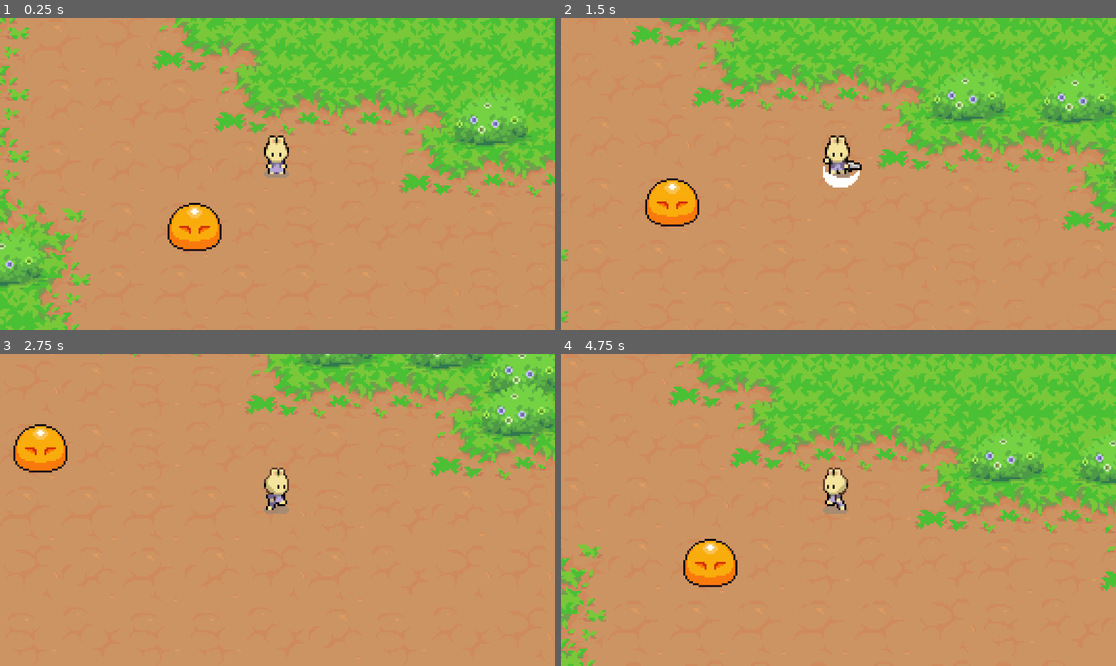
Above: before the commit, frames 1-4 (two rows, left to right).
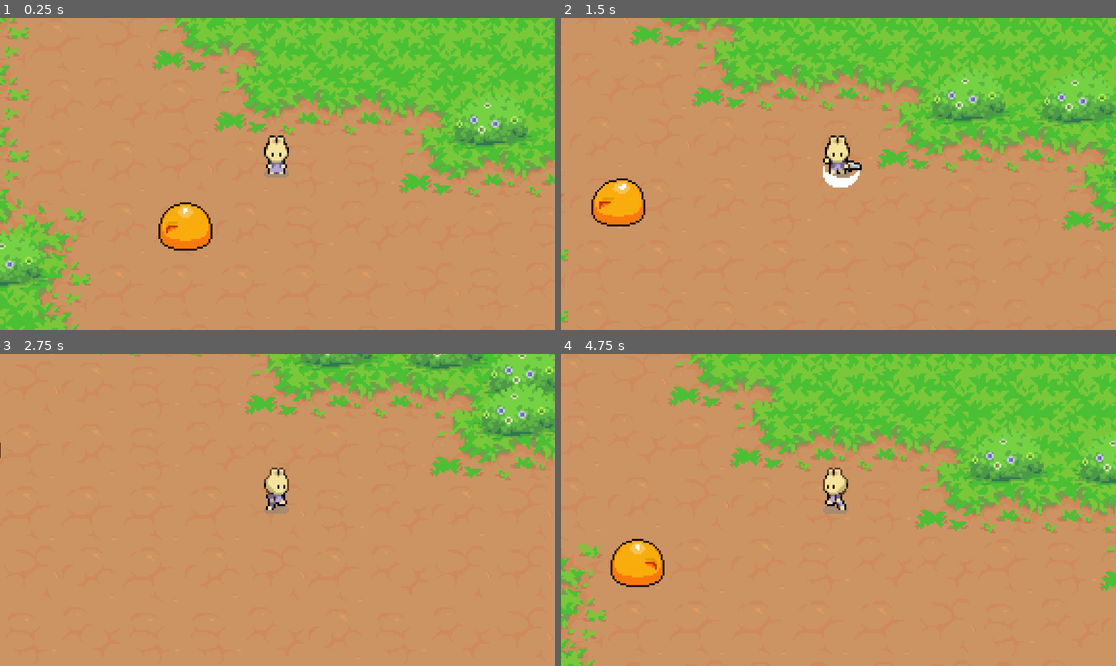
Above: after the commit, the same moments.

Repository: kakkapaska123/LCNC-UUS-PELI
Game: Godot game, scene res://playground.tscn
Two runs of this game, one before a commit and one after it. Both use one fixed random seed, a clock stepped at 60 frames per second and the inputs below. This scene is started directly instead of the project's main scene.
Inputs (mouse positions are in pixels of both pictures, inside the frame that each line leads up to):
- Up to frame 1 (0.25 s): no input
- Up to frame 2 (1.5 s): move the mouse to (960, 158) at 0.52 s; press the mouse at (960, 158) at 0.53 s; hold D (right) 0.53-1.28 s; move the mouse to (727, 189) at 1.27 s; release the mouse at (727, 189) at 1.28 s; hold S (down) from 1.28 s (still down); click (727, 189) at 1.35 s
- Up to frame 3 (2.75 s): move the mouse to (333, 441) at 2.02 s; release S (down) at 2.03 s; press the mouse at (333, 441) at 2.03 s; hold D (right) from 2.03 s (still down)
- Up to frame 4 (4.75 s): move the mouse to (810, 572) at 2.77 s; release D (right) at 2.78 s; release the mouse at (810, 572) at 2.78 s; hold W (up) 2.78-3.53 s; click (810, 572) at 2.85 s; move the mouse to (1005, 556) at 3.52 s; press the mouse at (1005, 556) at 3.53 s; hold A (left) from 3.53 s (still down); move the mouse to (672, 463) at 4.27 s; release the mouse at (672, 463) at 4.28 s; click (672, 463) at 4.35 s

The runs differ from the first frame. In frame 1, 1.0% of the frame differs, in the area x 28-40%, y 59-75%; in frame 2, 2.5%; in frame 3, 1.3%; in frame 4, 2.5%, in the area x 8-32%, y 59-75%.

Commit message:
vihu kuolee ja animoitu jeejee
vihu kuolee ja animaatiot mintis

Diff:
--- a/Enemies/Scripts/enemy.gd
+++ b/Enemies/Scripts/enemy.gd
@@ -1,12 +1,12 @@
 class_name Enemy extends CharacterBody2D
 
-signal direction_change( new_direction : Vector2)
+signal direction_changed( new_direction : Vector2)
 signal enemy_damaged()
+signal enemy_destroyed()
 
 const DIR_4 = [ Vector2.RIGHT, Vector2.DOWN, Vector2.LEFT, Vector2.UP ]
 
 @export var hp : int = 3
-@export var speed: float = 100.0  # Add this to define the enemy's speed
 
 var cardinal_direction : Vector2 = Vector2.DOWN
 var direction : Vector2 = Vector2.ZERO
@@ -14,20 +14,16 @@
 var invulnerable : bool = false
 
 
-signal DirectionChanged( new_direction: Vector2 ) #lisättiin tää kaverin kans
-
 @onready var animation_player : AnimationPlayer = $AnimationPlayer
 @onready var sprite : Sprite2D = $Sprite2D
-#@onready var hit_box : HitBox = $HitBox
+@onready var hit_box : HitBox = $HitBox
 @onready var state_machine : EnemyStateMachine = $EnemyStateMachine
 # Called when the node enters the scene tree for the first time.
-
-
-
 
 func _ready() -> void:
 	state_machine.initialize( self )
 	player = PlayerManager.player
+	hit_box.Damaged.connect( _take_damage )
 	pass # Replace with function body.
 
 
@@ -45,17 +41,15 @@
 	if direction == Vector2.ZERO:
 		return false
 
-	var direction_id : int = int( round(
-			( direction + cardinal_direction * 0.1 ).angle()
-			/ TAU * DIR_4.size()
-	))
+	var direction_id : int = int( round( ( direction + cardinal_direction * 0.1 ).angle() / TAU * DIR_4.size() ) )
 	var new_dir = DIR_4[ direction_id ]
+
 
 	if new_dir == cardinal_direction:
 		return false
 
 	cardinal_direction = new_dir
-	DirectionChanged.emit ( new_dir ) #täs joku ongelma?? playeri koodis tää sama kohta o eri tavala mut ei tää ees löydä semmost
+	direction_changed.emit( new_dir )
 	sprite.scale.x = -1 if cardinal_direction == Vector2.LEFT else 1
 	return true
 
@@ -72,3 +66,13 @@
 		return "up"
 	else:
 		return "side"
+
+
+func _take_damage( damage : int ) -> void:
+	if invulnerable == true:
+		return
+	hp -= damage
+	if hp > 0:
+		enemy_damaged.emit()
+	else:
+		enemy_destroyed.emit()
--- a/Enemies/Scripts/enemy_state_machine.gd
+++ b/Enemies/Scripts/enemy_state_machine.gd
@@ -23,7 +23,6 @@
 
 
 
-
 func initialize( _enemy : Enemy ) -> void:
 	states = []
 
@@ -37,9 +36,9 @@
 		s.init()
 
 	if states.size() > 0:
-		change_state( states[0])
+		change_state( states[0] )
 		process_mode = Node.PROCESS_MODE_INHERIT
-
+	pass
 
 
 
--- /dev/null
+++ b/Enemies/Scripts/states/enemy_state_destroy.gd
@@ -0,0 +1,47 @@
+class_name EnemyStateDestroy extends EnemyState
+
+
+@export var anim_name : String = "destroy"
+@export var knockback_speed : float = 200.0
+@export var decelerate_speed : float = 10.0
+
+@export_category("AI")
+
+var _direction : Vector2
+
+
+func init() -> void:
+	enemy.enemy_destroyed.connect( _on_enemy_destroyed )
+	pass
+
+
+	## Whate happens when the enemy enters this State?
+func enter() -> void:
+	enemy.invulnerable = true
+	_direction = enemy.global_position.direction_to( enemy.player.global_position )
+	enemy.set_direction( _direction)
+	enemy.velocity = _direction * -knockback_speed
+	enemy.update_animation( anim_name )
+	enemy.animation_player.animation_finished.connect( _on_animation_finished )
+	pass
+
+## What happens when the enemy exits this State?
+func exit() -> void:
+	pass
+
+
+## What happens during the _process update in this State?
+func process( _delta : float ) -> EnemyState:
+	enemy.velocity -= enemy.velocity * decelerate_speed * _delta
+	return null
+
+
+## What happens during the _physics_process update in this State?
+func physics( _delta : float ) -> EnemyState:
+	return null
+
+func _on_enemy_destroyed() -> void:
+	state_machine.change_state( self )
+
+func _on_animation_finished( _a : String ) -> void:
+	enemy.queue_free()
--- /dev/null
+++ b/Enemies/Scripts/states/enemy_state_stun.gd
@@ -0,0 +1,58 @@
+class_name EnemyStateStun extends EnemyState
+
+
+@export var anim_name : String = "stun"
+@export var knockback_speed : float = 200.0
+@export var decelerate_speed : float = 10.0
+
+@export_category("AI")
+@export var next_state : EnemyState
+
+var _direction : Vector2
+var _animation_finished : bool = false
+
+
+
+func init() -> void:
+	enemy.enemy_damaged.connect( _on_enemy_damaged )
+	pass
+
+
+	## Whate happens when the enemy enters this State?
+func enter() -> void:
+	enemy.invulnerable = true
+	_animation_finished = false
+
+	_direction = enemy.global_position.direction_to( enemy.player.global_position )
+
+	enemy.set_direction( _direction)
+	enemy.velocity = _direction * -knockback_speed
+
+	enemy.update_animation( anim_name )
+	enemy.animation_player.animation_finished.connect( _on_animation_finished )
+	pass
+
+## What happens when the enemy exits this State?
+func exit() -> void:
+	enemy.invulnerable = false
+	enemy.animation_player.animation_finished.disconnect( _on_animation_finished )
+	pass
+
+
+## What happens during the _process update in this State?
+func process( _delta : float ) -> EnemyState:
+	if _animation_finished == true:
+		return next_state
+	enemy.velocity -= enemy.velocity * decelerate_speed * _delta
+	return null
+
+
+## What happens during the _physics_process update in this State?
+func physics( _delta : float ) -> EnemyState:
+	return null
+
+func _on_enemy_damaged() -> void:
+	state_machine.change_state( self )
+
+func _on_animation_finished( _a : String ) -> void:
+	_animation_finished = true
--- a/Enemies/Slime/slime.tscn
+++ b/Enemies/Slime/slime.tscn
@@ -1,10 +1,20 @@
-[gd_scene load_steps=15 format=3 uid="uid://rff0qf4opy4q"]
+[gd_scene load_steps=32 format=3 uid="uid://rff0qf4opy4q"]
 
 [ext_resource type="Script" path="res://Enemies/Scripts/enemy.gd" id="1_cbvei"]
 [ext_resource type="Texture2D" uid="uid://cjskyygcpc0ke" path="res://Enemies/Slime/Slime.png" id="1_ykn26"]
+[ext_resource type="PackedScene" uid="uid://rp8mun4sqjmt" path="res://general/hurtbox/hurt_box.tscn" id="2_jrkja"]
+[ext_resource type="PackedScene" uid="uid://nhbucydm3qi4" path="res://general/hitbox/hitbox.tscn" id="3_4p8xn"]
 [ext_resource type="Script" path="res://Enemies/Scripts/enemy_state_machine.gd" id="3_xlfqj"]
 [ext_resource type="Script" path="res://Enemies/Scripts/states/enemy_state_idle.gd" id="4_yxevy"]
+[ext_resource type="AudioStream" uid="uid://ceegygd5b4t1t" path="res://Enemies/Slime/hit_01.wav" id="5_2pe5w"]
 [ext_resource type="Script" path="res://Enemies/Scripts/states/enemy_state_wander.gd" id="5_i6rcl"]
+[ext_resource type="AudioStream" uid="uid://d3g3434i73yha" path="res://Enemies/Slime/hit_00.wav" id="6_nu4ad"]
+[ext_resource type="Script" path="res://Enemies/Scripts/states/enemy_state_stun.gd" id="10_kdywg"]
+[ext_resource type="Texture2D" uid="uid://bqfxv2epyq2j7" path="res://Enemies/Slime/DestroySmoke.png" id="11_u6si2"]
+[ext_resource type="Script" path="res://Enemies/Scripts/states/enemy_state_destroy.gd" id="11_vk2xn"]
+
+[sub_resource type="CircleShape2D" id="CircleShape2D_roftk"]
+radius = 13.0384
 
 [sub_resource type="CapsuleShape2D" id="CapsuleShape2D_h2mhe"]
 radius = 4.0
@@ -35,6 +45,18 @@
 "transitions": PackedFloat32Array(1),
 "update": 0,
 "values": [Vector2(0, 0)]
+}
+tracks/2/type = "value"
+tracks/2/imported = false
+tracks/2/enabled = true
+tracks/2/path = NodePath("Sprite2D:modulate")
+tracks/2/interp = 1
+tracks/2/loop_wrap = true
+tracks/2/keys = {
+"times": PackedFloat32Array(0),
+"transitions": PackedFloat32Array(1),
+"update": 0,
+"values": [Color(1, 1, 1, 1)]
 }
 
 [sub_resource type="Animation" id="Animation_d1ykl"]
@@ -211,15 +233,490 @@
 "values": [Vector2(0, 0), Vector2(0, 0), Vector2(0, -4), Vector2(0, 0)]
 }
 
+[sub_resource type="Animation" id="Animation_sxcon"]
+resource_name = "stun_down"
+length = 0.3
+step = 0.05
+tracks/0/type = "value"
+tracks/0/imported = false
+tracks/0/enabled = true
+tracks/0/path = NodePath("Sprite2D:frame")
+tracks/0/interp = 1
+tracks/0/loop_wrap = true
+tracks/0/keys = {
+"times": PackedFloat32Array(0, 0.05, 0.1, 0.15, 0.2, 0.25),
+"transitions": PackedFloat32Array(1, 1, 1, 1, 1, 1),
+"update": 1,
+"values": [18, 19, 20, 11, 9, 18]
+}
+tracks/1/type = "value"
+tracks/1/imported = false
+tracks/1/enabled = true
+tracks/1/path = NodePath("Sprite2D:position")
+tracks/1/interp = 1
+tracks/1/loop_wrap = true
+tracks/1/keys = {
+"times": PackedFloat32Array(0, 0.1, 0.25, 0.3),
+"transitions": PackedFloat32Array(1, 1, 1, 1),
+"update": 0,
+"values": [Vector2(0, 0), Vector2(0, -3), Vector2(0, 0), Vector2(0, 0)]
+}
+tracks/2/type = "value"
+tracks/2/imported = false
+tracks/2/enabled = true
+tracks/2/path = NodePath("Sprite2D:modulate")
+tracks/2/interp = 1
+tracks/2/loop_wrap = true
+tracks/2/keys = {
+"times": PackedFloat32Array(0, 0.2, 0.3),
+"transitions": PackedFloat32Array(1, 1, 1),
+"update": 0,
+"values": [Color(0.965663, 0.121209, 0.00959804, 1), Color(1, 1, 1, 1), Color(1, 1, 1, 1)]
+}
+tracks/3/type = "audio"
+tracks/3/imported = false
+tracks/3/enabled = true
+tracks/3/path = NodePath("AudioStreamPlayer2D")
+tracks/3/interp = 1
+tracks/3/loop_wrap = true
+tracks/3/keys = {
+"clips": [{
+"end_offset": 0.0,
+"start_offset": 0.0,
+"stream": ExtResource("5_2pe5w")
+}],
+"times": PackedFloat32Array(0)
+}
+tracks/3/use_blend = true
+
+[sub_resource type="Animation" id="Animation_10vu8"]
+resource_name = "stun_up"
+length = 0.3
+step = 0.05
+tracks/0/type = "value"
+tracks/0/imported = false
+tracks/0/enabled = true
+tracks/0/path = NodePath("Sprite2D:frame")
+tracks/0/interp = 1
+tracks/0/loop_wrap = true
+tracks/0/keys = {
+"times": PackedFloat32Array(0, 0.05, 0.1, 0.15, 0.2, 0.25),
+"transitions": PackedFloat32Array(1, 1, 1, 1, 1, 1),
+"update": 1,
+"values": [21, 22, 23, 14, 12, 21]
+}
+tracks/1/type = "value"
+tracks/1/imported = false
+tracks/1/enabled = true
+tracks/1/path = NodePath("Sprite2D:position")
+tracks/1/interp = 1
+tracks/1/loop_wrap = true
+tracks/1/keys = {
+"times": PackedFloat32Array(0, 0.1, 0.25, 0.3),
+"transitions": PackedFloat32Array(1, 1, 1, 1),
+"update": 0,
+"values": [Vector2(0, 0), Vector2(0, -3), Vector2(0, 0), Vector2(0, 0)]
+}
+tracks/2/type = "value"
+tracks/2/imported = false
+tracks/2/enabled = true
+tracks/2/path = NodePath("Sprite2D:modulate")
+tracks/2/interp = 1
+tracks/2/loop_wrap = true
+tracks/2/keys = {
+"times": PackedFloat32Array(0, 0.2, 0.3),
+"transitions": PackedFloat32Array(1, 1, 1),
+"update": 0,
+"values": [Color(0.965663, 0.121209, 0.00959804, 1), Color(1, 1, 1, 1), Color(1, 1, 1, 1)]
+}
+tracks/3/type = "audio"
+tracks/3/imported = false
+tracks/3/enabled = true
+tracks/3/path = NodePath("AudioStreamPlayer2D")
+tracks/3/interp = 1
+tracks/3/loop_wrap = true
+tracks/3/keys = {
+"clips": [{
+"end_offset": 0.0,
+"start_offset": 0.0,
+"stream": ExtResource("5_2pe5w")
+}],
+"times": PackedFloat32Array(0)
+}
+tracks/3/use_blend = true
+
+[sub_resource type="Animation" id="Animation_kffd6"]
+resource_name = "stun_side"
+length = 0.3
+step = 0.05
+tracks/0/type = "value"
+tracks/0/imported = false
+tracks/0/enabled = true
+tracks/0/path = NodePath("Sprite2D:frame")
+tracks/0/interp = 1
+tracks/0/loop_wrap = true
+tracks/0/keys = {
+"times": PackedFloat32Array(0, 0.05, 0.1, 0.15, 0.2, 0.25),
+"transitions": PackedFloat32Array(1, 1, 1, 1, 1, 1),
+"update": 1,
+"values": [24, 25, 26, 17, 15, 24]
+}
+tracks/1/type = "value"
+tracks/1/imported = false
+tracks/1/enabled = true
+tracks/1/path = NodePath("Sprite2D:position")
+tracks/1/interp = 1
+tracks/1/loop_wrap = true
+tracks/1/keys = {
+"times": PackedFloat32Array(0, 0.1, 0.25, 0.3),
+"transitions": PackedFloat32Array(1, 1, 1, 1),
+"update": 0,
+"values": [Vector2(0, 0), Vector2(0, -3), Vector2(0, 0), Vector2(0, 0)]
+}
+tracks/2/type = "value"
+tracks/2/imported = false
+tracks/2/enabled = true
+tracks/2/path = NodePath("Sprite2D:modulate")
+tracks/2/interp = 1
+tracks/2/loop_wrap = true
+tracks/2/keys = {
+"times": PackedFloat32Array(0, 0.2, 0.3),
+"transitions": PackedFloat32Array(1, 1, 1),
+"update": 0,
+"values": [Color(0.965663, 0.121209, 0.00959804, 1), Color(1, 1, 1, 1), Color(1, 1, 1, 1)]
+}
+tracks/3/type = "audio"
+tracks/3/imported = false
+tracks/3/enabled = true
+tracks/3/path = NodePath("AudioStreamPlayer2D")
+tracks/3/interp = 1
+tracks/3/loop_wrap = true
+tracks/3/keys = {
+"clips": [{
+"end_offset": 0.0,
+"start_offset": 0.0,
+"stream": ExtResource("5_2pe5w")
+}],
+"times": PackedFloat32Array(0)
+}
+tracks/3/use_blend = true
+
+[sub_resource type="Animation" id="Animation_iqnji"]
+resource_name = "destroy_down"
+step = 0.05
+tracks/0/type = "value"
+tracks/0/imported = false
+tracks/0/enabled = true
+tracks/0/path = NodePath("Sprite2D:frame")
+tracks/0/interp = 1
+tracks/0/loop_wrap = true
+tracks/0/keys = {
+"times": PackedFloat32Array(0, 0.05, 0.1, 0.15, 0.2, 0.25),
+"transitions": PackedFloat32Array(1, 1, 1, 1, 1, 1),
+"update": 1,
+"values": [18, 19, 20, 11, 9, 18]
+}
+tracks/1/type = "value"
+tracks/1/imported = false
+tracks/1/enabled = true
+tracks/1/path = NodePath("Sprite2D:position")
+tracks/1/interp = 1
+tracks/1/loop_wrap = true
+tracks/1/keys = {
+"times": PackedFloat32Array(0, 0.1, 0.25, 0.3),
+"transitions": PackedFloat32Array(1, 1, 1, 1),
+"update": 0,
+"values": [Vector2(0, 0), Vector2(0, -3), Vector2(0, 0), Vector2(0, 0)]
+}
+tracks/2/type = "value"
+tracks/2/imported = false
+tracks/2/enabled = true
+tracks/2/path = NodePath("Sprite2D:modulate")
+tracks/2/interp = 1
+tracks/2/loop_wrap = true
+tracks/2/keys = {
+"times": PackedFloat32Array(0, 0.2, 0.25, 0.35),
+"transitions": PackedFloat32Array(1, 1, 1, 1),
+"update": 0,
+"values": [Color(0.965663, 0.121209, 0.00959804, 1), Color(1, 1, 1, 1), Color(1, 1, 1, 1), Color(1, 1, 1, 0)]
+}
+tracks/3/type = "audio"
+tracks/3/imported = false
+tracks/3/enabled = true
+tracks/3/path = NodePath("AudioStreamPlayer2D")
+tracks/3/interp = 1
+tracks/3/loop_wrap = true
+tracks/3/keys = {
+"clips": [{
+"end_offset": 0.0,
+"start_offset": 0.0,
+"stream": ExtResource("5_2pe5w")
+}],
+"times": PackedFloat32Array(0)
+}
+tracks/3/use_blend = true
+tracks/4/type = "audio"
+tracks/4/imported = false
+tracks/4/enabled = true
+tracks/4/path = NodePath("AudioStreamPlayer2D")
+tracks/4/interp = 1
+tracks/4/loop_wrap = true
+tracks/4/keys = {
+"clips": [{
+"end_offset": 0.0,
+"start_offset": 0.0,
+"stream": ExtResource("6_nu4ad")
+}],
+"times": PackedFloat32Array(0.05)
+}
+tracks/4/use_blend = true
+tracks/5/type = "animation"
+tracks/5/imported = false
+tracks/5/enabled = true
+tracks/5/path = NodePath("DestroyEffectSprite/AnimationPlayer")
+tracks/5/interp = 1
+tracks/5/loop_wrap = true
+tracks/5/keys = {
+"clips": PackedStringArray("destroy"),
+"times": PackedFloat32Array(0)
+}
+
+[sub_resource type="Animation" id="Animation_1ubja"]
+resource_name = "destroy_up"
+step = 0.05
+tracks/0/type = "value"
+tracks/0/imported = false
+tracks/0/enabled = true
+tracks/0/path = NodePath("Sprite2D:frame")
+tracks/0/interp = 1
+tracks/0/loop_wrap = true
+tracks/0/keys = {
+"times": PackedFloat32Array(0, 0.05, 0.1, 0.15, 0.2, 0.25),
+"transitions": PackedFloat32Array(1, 1, 1, 1, 1, 1),
+"update": 1,
+"values": [21, 22, 23, 14, 12, 21]
+}
+tracks/1/type = "value"
+tracks/1/imported = false
+tracks/1/enabled = true
+tracks/1/path = NodePath("Sprite2D:position")
+tracks/1/interp = 1
+tracks/1/loop_wrap = true
+tracks/1/keys = {
+"times": PackedFloat32Array(0, 0.1, 0.25, 0.3),
+"transitions": PackedFloat32Array(1, 1, 1, 1),
+"update": 0,
+"values": [Vector2(0, 0), Vector2(0, -3), Vector2(0, 0), Vector2(0, 0)]
+}
+tracks/2/type = "value"
+tracks/2/imported = false
+tracks/2/enabled = true
+tracks/2/path = NodePath("Sprite2D:modulate")
+tracks/2/interp = 1
+tracks/2/loop_wrap = true
+tracks/2/keys = {
+"times": PackedFloat32Array(0, 0.2, 0.25, 0.35),
+"transitions": PackedFloat32Array(1, 1, 1, 1),
+"update": 0,
+"values": [Color(0.965663, 0.121209, 0.00959804, 1), Color(1, 1, 1, 1), Color(1, 1, 1, 1), Color(1, 1, 1, 0)]
+}
+tracks/3/type = "audio"
+tracks/3/imported = false
+tracks/3/enabled = true
+tracks/3/path = NodePath("AudioStreamPlayer2D")
+tracks/3/interp = 1
+tracks/3/loop_wrap = true
+tracks/3/keys = {
+"clips": [{
+"end_offset": 0.0,
+"start_offset": 0.0,
+"stream": ExtResource("5_2pe5w")
+}],
+"times": PackedFloat32Array(0)
+}
+tracks/3/use_blend = true
+tracks/4/type = "audio"
+tracks/4/imported = false
+tracks/4/enabled = true
+tracks/4/path = NodePath("AudioStreamPlayer2D")
+tracks/4/interp = 1
+tracks/4/loop_wrap = true
+tracks/4/keys = {
+"clips": [{
+"end_offset": 0.0,
+"start_offset": 0.0,
+"stream": ExtResource("6_nu4ad")
+}],
+"times": PackedFloat32Array(0.05)
+}
+tracks/4/use_blend = true
+tracks/5/type = "animation"
+tracks/5/imported = false
+tracks/5/enabled = true
+tracks/5/path = NodePath("DestroyEffectSprite/AnimationPlayer")
+tracks/5/interp = 1
+tracks/5/loop_wrap = true
+tracks/5/keys = {
+"clips": PackedStringArray("destroy"),
+"times": PackedFloat32Array(0)
+}
+
+[sub_resource type="Animation" id="Animation_5pho2"]
+resource_name = "destroy_side"
+step = 0.05
+tracks/0/type = "value"
+tracks/0/imported = false
+tracks/0/enabled = true
+tracks/0/path = NodePath("Sprite2D:frame")
+tracks/0/interp = 1
+tracks/0/loop_wrap = true
+tracks/0/keys = {
+"times": PackedFloat32Array(0, 0.05, 0.1, 0.15, 0.2, 0.25),
+"transitions": PackedFloat32Array(1, 1, 1, 1, 1, 1),
+"update": 1,
+"values": [24, 25, 26, 17, 15, 24]
+}
+tracks/1/type = "value"
+tracks/1/imported = false
+tracks/1/enabled = true
+tracks/1/path = NodePath("Sprite2D:position")
+tracks/1/interp = 1
+tracks/1/loop_wrap = true
+tracks/1/keys = {
+"times": PackedFloat32Array(0, 0.1, 0.25, 0.3),
+"transitions": PackedFloat32Array(1, 1, 1, 1),
+"update": 0,
+"values": [Vector2(0, 0), Vector2(0, -3), Vector2(0, 0), Vector2(0, 0)]
+}
+tracks/2/type = "value"
+tracks/2/imported = false
+tracks/2/enabled = true
+tracks/2/path = NodePath("Sprite2D:modulate")
+tracks/2/interp = 1
+tracks/2/loop_wrap = true
+tracks/2/keys = {
+"times": PackedFloat32Array(0, 0.2, 0.25, 0.35),
+"transitions": PackedFloat32Array(1, 1, 1, 1),
+"update": 0,
+"values": [Color(0.965663, 0.121209, 0.00959804, 1), Color(1, 1, 1, 1), Color(1, 1, 1, 1), Color(1, 1, 1, 0)]
+}
+tracks/3/type = "audio"
+tracks/3/imported = false
+tracks/3/enabled = true
+tracks/3/path = NodePath("AudioStreamPlayer2D")
+tracks/3/interp = 1
+tracks/3/loop_wrap = true
+tracks/3/keys = {
+"clips": [{
+"end_offset": 0.0,
+"start_offset": 0.0,
+"stream": ExtResource("5_2pe5w")
+}],
+"times": PackedFloat32Array(0)
+}
+tracks/3/use_blend = true
+tracks/4/type = "audio"
+tracks/4/imported = false
+tracks/4/enabled = true
+tracks/4/path = NodePath("AudioStreamPlayer2D")
+tracks/4/interp = 1
+tracks/4/loop_wrap = true
+tracks/4/keys = {
+"clips": [{
+"end_offset": 0.0,
+"start_offset": 0.0,
+"stream": ExtResource("6_nu4ad")
+}],
+"times": PackedFloat32Array(0.05)
+}
+tracks/4/use_blend = true
+tracks/5/type = "animation"
+tracks/5/imported = false
+tracks/5/enabled = true
+tracks/5/path = NodePath("DestroyEffectSprite/AnimationPlayer")
+tracks/5/interp = 1
+tracks/5/loop_wrap = true
+tracks/5/keys = {
+"clips": PackedStringArray("destroy"),
+"times": PackedFloat32Array(0)
+}
+
 [sub_resource type="AnimationLibrary" id="AnimationLibrary_t0b7h"]
 _data = {
 "RESET": SubResource("Animation_1yj67"),
+"destroy_down": SubResource("Animation_iqnji"),
+"destroy_side": SubResource("Animation_5pho2"),
+"destroy_up": SubResource("Animation_1ubja"),
 "idle_down": SubResource("Animation_d1ykl"),
 "idle_side": SubResource("Animation_sts2l"),
 "idle_up": SubResource("Animation_c7y76"),
+"stun_down": SubResource("Animation_sxcon"),
+"stun_side": SubResource("Animation_kffd6"),
+"stun_up": SubResource("Animation_10vu8"),
 "walk_down": SubResource("Animation_07wij"),
 "walk_side": SubResource("Animation_jolp2"),
 "walk_up": SubResource("Animation_apw2d")
+}
+
+[sub_resource type="Animation" id="Animation_y218e"]
+resource_name = "destroy"
+step = 0.1
+tracks/0/type = "value"
+tracks/0/imported = false
+tracks/0/enabled = true
+tracks/0/path = NodePath(".:frame")
+tracks/0/interp = 1
+tracks/0/loop_wrap = true
+tracks/0/keys = {
+"times": PackedFloat32Array(0, 0.1, 0.2, 0.3, 0.4, 0.5),
+"transitions": PackedFloat32Array(1, 1, 1, 1, 1, 1),
+"update": 1,
+"values": [0, 1, 2, 3, 4, 5]
+}
+tracks/1/type = "value"
+tracks/1/imported = false
+tracks/1/enabled = true
+tracks/1/path = NodePath(".:visible")
+tracks/1/interp = 1
+tracks/1/loop_wrap = true
+tracks/1/keys = {
+"times": PackedFloat32Array(0, 0.6),
+"transitions": PackedFloat32Array(1, 1),
+"update": 1,
+"values": [true, false]
+}
+
+[sub_resource type="Animation" id="Animation_bkqn5"]
+length = 0.001
+tracks/0/type = "value"
+tracks/0/imported = false
+tracks/0/enabled = true
+tracks/0/path = NodePath(".:frame")
+tracks/0/interp = 1
+tracks/0/loop_wrap = true
+tracks/0/keys = {
+"times": PackedFloat32Array(0),
+"transitions": PackedFloat32Array(1),
+"update": 1,
+"values": [0]
+}
+tracks/1/type = "value"
+tracks/1/imported = false
+tracks/1/enabled = true
+tracks/1/path = NodePath(".:visible")
+tracks/1/interp = 1
+tracks/1/loop_wrap = true
+tracks/1/keys = {
+"times": PackedFloat32Array(0),
+"transitions": PackedFloat32Array(1),
+"update": 1,
+"values": [false]
+}
+
+[sub_resource type="AnimationLibrary" id="AnimationLibrary_weyj6"]
+_data = {
+"RESET": SubResource("Animation_bkqn5"),
+"destroy": SubResource("Animation_y218e")
 }
 
 [node name="Slime" type="CharacterBody2D"]
@@ -228,6 +725,20 @@
 collision_mask = 16
 script = ExtResource("1_cbvei")
 
+[node name="HurtBox" parent="." instance=ExtResource("2_jrkja")]
+
+[node name="CollisionShape2D" type="CollisionShape2D" parent="HurtBox"]
+position = Vector2(0, 12)
+shape = SubResource("CircleShape2D_roftk")
+debug_color = Color(0.945098, 0.952941, 0, 0.419608)
+
+[node name="HitBox" parent="." instance=ExtResource("3_4p8xn")]
+
+[node name="CollisionShape2D2" type="CollisionShape2D" parent="HitBox"]
+position = Vector2(0, 12)
+shape = SubResource("CircleShape2D_roftk")
+debug_color = Color(0.811622, 0.0278058, 7.70092e-07, 0.419608)
+
 [node name="Sprite2D" type="Sprite2D" parent="."]
 texture = ExtResource("1_ykn26")
 hframes = 16
@@ -249,9 +760,31 @@
 
 [node name="Idle" type="Node" parent="EnemyStateMachine" node_paths=PackedStringArray("after_idle_state")]
 script = ExtResource("4_yxevy")
-after_idle_state = NodePath(".")
+after_idle_state = NodePath("../Wander")
 
 [node name="Wander" type="Node" parent="EnemyStateMachine" node_paths=PackedStringArray("next_state")]
 script = ExtResource("5_i6rcl")
 state_animation_duration = 0.7
-next_state = NodePath(".")
+next_state = NodePath("../Idle")
+
+[node name="Stun" type="Node" parent="EnemyStateMachine" node_paths=PackedStringArray("next_state")]
+script = ExtResource("10_kdywg")
+next_state = NodePath("../Idle")
+
+[node name="Destroy" type="Node" parent="EnemyStateMachine"]
+script = ExtResource("11_vk2xn")
+
+[node name="AudioStreamPlayer2D" type="AudioStreamPlayer2D" parent="."]
+position = Vector2(-154, -29)
+max_polyphony = 4
+
+[node name="DestroyEffectSprite" type="Sprite2D" parent="."]
+visible = false
+position = Vector2(-1, 10)
+texture = ExtResource("11_u6si2")
+hframes = 6
+
+[node name="AnimationPlayer" type="AnimationPlayer" parent="DestroyEffectSprite"]
+libraries = {
+"": SubResource("AnimationLibrary_weyj6")
+}
Binary file added: Enemies/Slime/DestroySmoke.png
Not shown, added: Enemies/Slime/DestroySmoke.png.import
Not shown, added: Enemies/Slime/hit_00.wav.import
Not shown, added: Enemies/Slime/hit_01.wav.import
Not shown, added: Enemies/Slime/hit_00.wav
Not shown, added: Enemies/Slime/hit_01.wav
